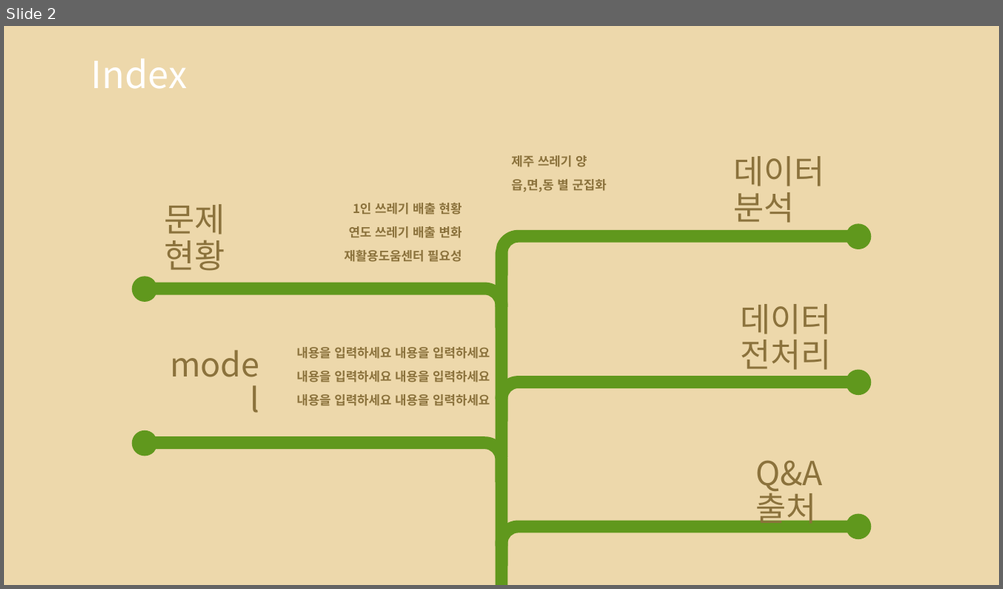
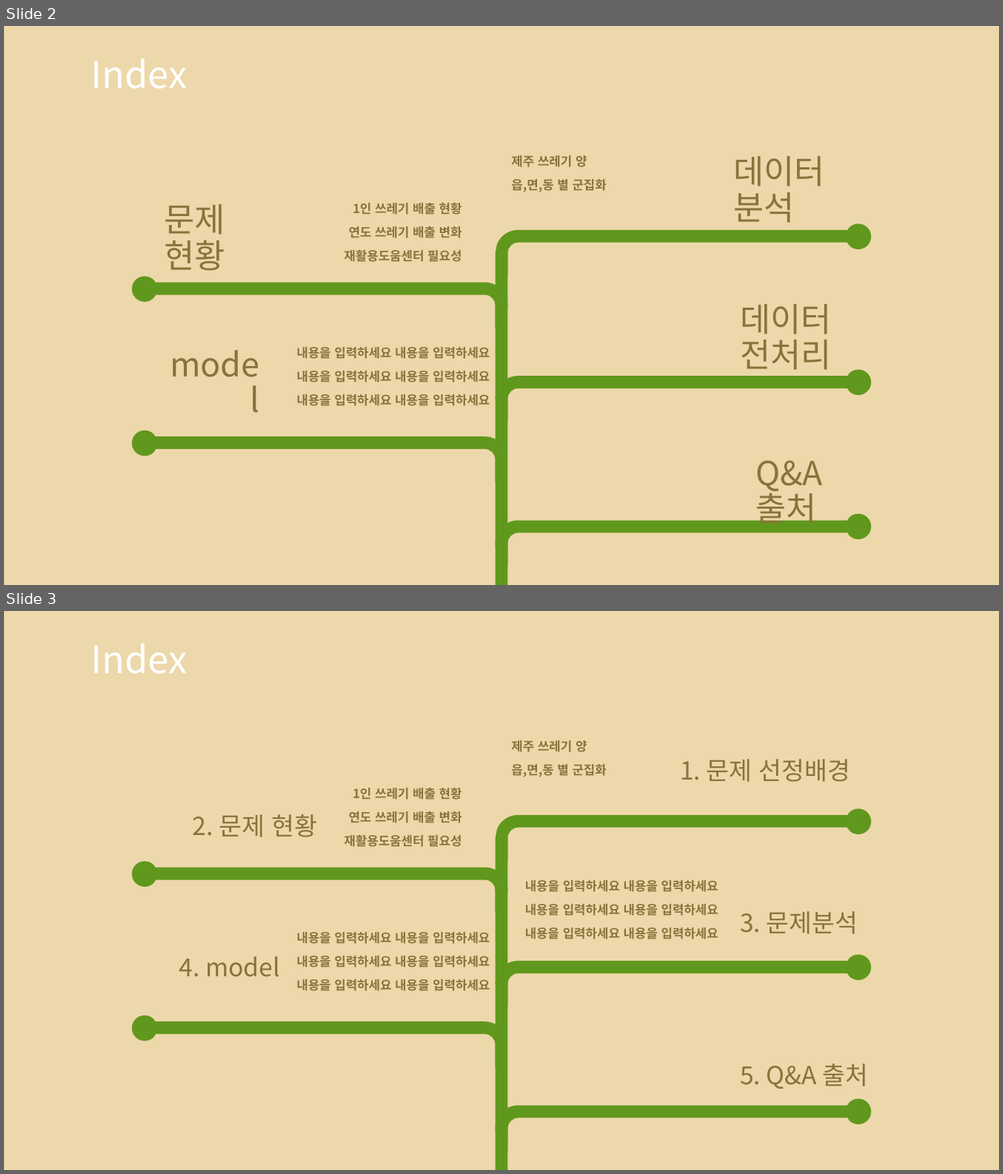
Before and after one commit to so-jeong0127/Python-Project, a slide deck: 3조_1차_재활용도움센터 위치 선정.pptx. Shown one above the other, each under a label of ours: slide 2 before the commit, slides 2 and 3 after it. The pictures are 1003x589 and 1003x1174 pixels, drawn with LibreOffice and Linux fonts; fonts in the diff are those of the drawing; background and template pictures are left out. Boxes give left, top, right and bottom in pixels: in the first picture for what was removed or moved away, otherwise in the second. Text is boxed around its words. In the diff, an @@ line names an element or a change of style, - is before the commit and + after.

```diff
--- a/3조_1차_재활용도움센터 위치 선정.pptx
+++ b/3조_1차_재활용도움센터 위치 선정.pptx
@@ slide 3 added at (4, 611, 999, 1170), background picture (left out); not listed: 5 template elements that a slide beside it also shows @@
@@ title added at (91, 644, 187, 674), 36 pt, text #FFFFFF @@
+Index
@@ text added at (511, 741, 606, 777), 12 pt, text #8B723C, bold @@
+제주 쓰레기 양
+읍,면,동 별 군집화
@@ text added at (680, 759, 851, 782), 24 pt, text #8B723C @@
+1. 문제 선정배경
@@ text added at (344, 788, 462, 847), 12 pt, text #8B723C, bold @@
+1인 쓰레기 배출 현황
+연도 쓰레기 배출 변화
+재활용도움센터 필요성
@@ text added at (193, 815, 317, 837), 24 pt, text #8B723C @@
+2. 문제 현황
@@ text added at (525, 880, 718, 940), 12 pt, text #8B723C, bold @@
+내용을 입력하세요 내용을 입력하세요
+내용을 입력하세요 내용을 입력하세요
+내용을 입력하세요 내용을 입력하세요
@@ text added at (740, 911, 858, 934), 24 pt, text #8B723C @@
+3. 문제분석
@@ text added at (296, 932, 489, 991), 12 pt, text #8B723C, bold @@
+내용을 입력하세요 내용을 입력하세요
+내용을 입력하세요 내용을 입력하세요
+내용을 입력하세요 내용을 입력하세요
@@ text added at (179, 957, 279, 977), 24 pt, text #8B723C @@
+4. model
@@ text added at (740, 1064, 868, 1089), 24 pt, text #8B723C @@
+5. Q&A 출처
```
Also in this commit, not shown: 6 slides changed, 2 other slides added, 2 slides removed.
